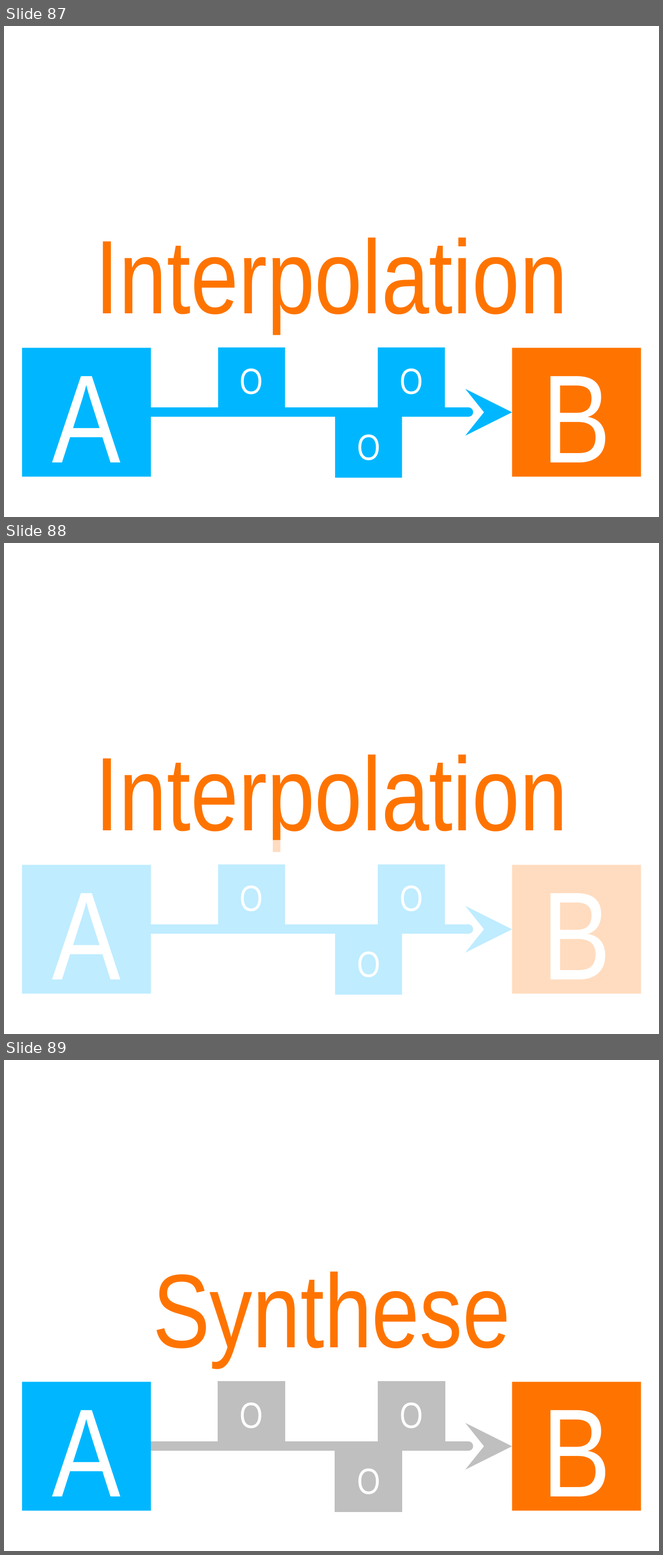
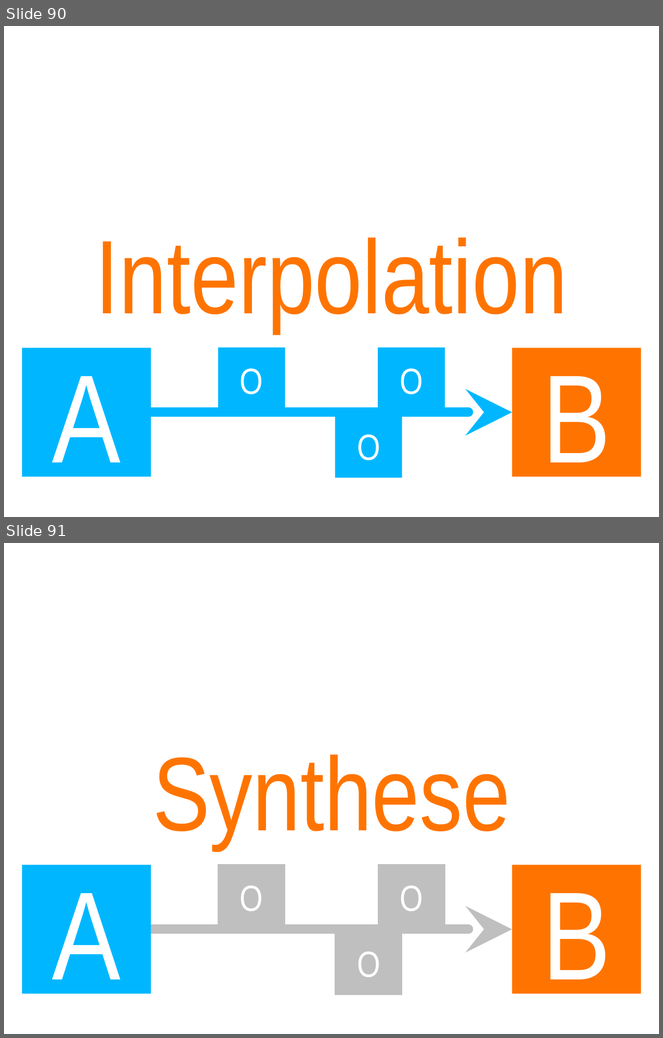
Before and after one commit to cessor/empathiccode, a slide deck: EmpathicRefactoring.pptx. Shown one above the other, each under a label of ours: slides 87, 88 and 89 before the commit, slides 90 and 91 after it. The pictures are 663x1555 and 663x1038 pixels, drawn with LibreOffice and Linux fonts; fonts in the diff are those of the drawing. Boxes give left, top, right and bottom in pixels: in the first picture for what was removed or moved away, otherwise in the second. Text is boxed around its words. In the diff, an @@ line names an element or a change of style, - is before the commit and + after.

```diff
--- a/EmpathicRefactoring.pptx
+++ b/EmpathicRefactoring.pptx
@@ slide 88 removed at box(4, 543, 659, 1034), background #FFFFFF @@
@@ title removed at box(96, 755, 568, 849) @@
-Interpolation
@@ rectangle removed at box(4, 840, 659, 1034) @@
@@ rectangle removed at box(22, 865, 152, 994) @@
@@ rectangle removed at box(218, 865, 285, 929) @@
@@ rectangle removed at box(378, 865, 445, 929) @@
@@ rectangle removed at box(513, 865, 642, 994) @@
@@ arrow removed from (151, 929) to (513, 929) @@
@@ rectangle removed at box(336, 931, 402, 995) @@
@@ what was slide 87 is now slide 90 @@
@@ what was slide 89 is now slide 91 @@
```
Also in this commit, not shown: 15 slides added, 2 other slides removed.
